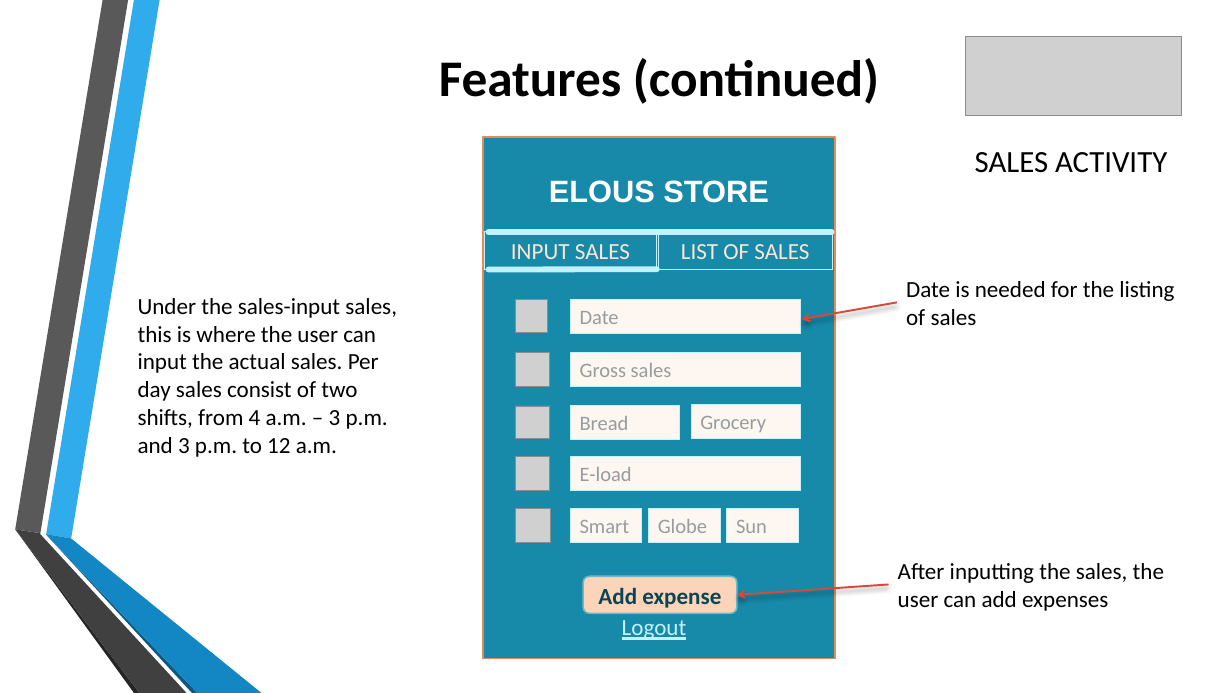
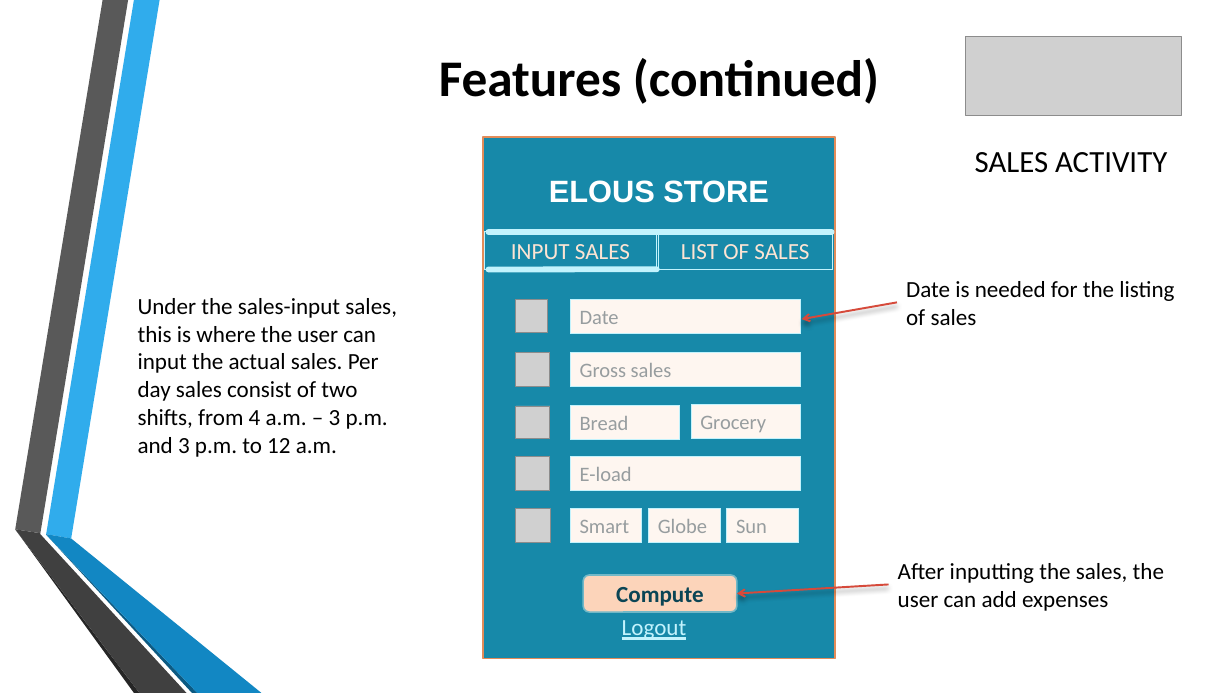
Before and after one commit to jgtadeo/Project--MOBAPPL, a slide deck: slide 9 of Mobile Application.pptx. Drawn at 1232x693 pixels with LibreOffice and Linux fonts; fonts in the diff are those of the drawing; grey boxes stand for pictures; background and template pictures are left out. Boxes give left, top, right and bottom in pixels: in the first picture for what was removed or moved away, otherwise in the second. Text is boxed around its words. In the diff, an @@ line names an element or a change of style, - is before the commit and + after.

```diff
--- a/Mobile Application.pptx
+++ b/Mobile Application.pptx
@@ text in rounded rectangle at (616, 587, 703, 606): text changed @@
-Add expense
+Compute
```
Also in this commit, not shown: 1 other slide changed, 2 slides added.
